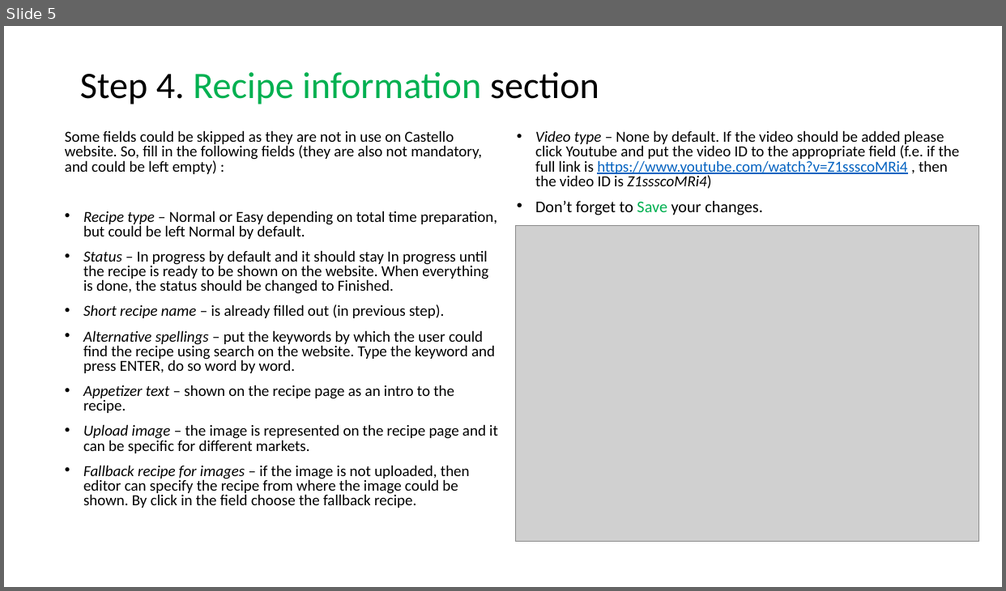
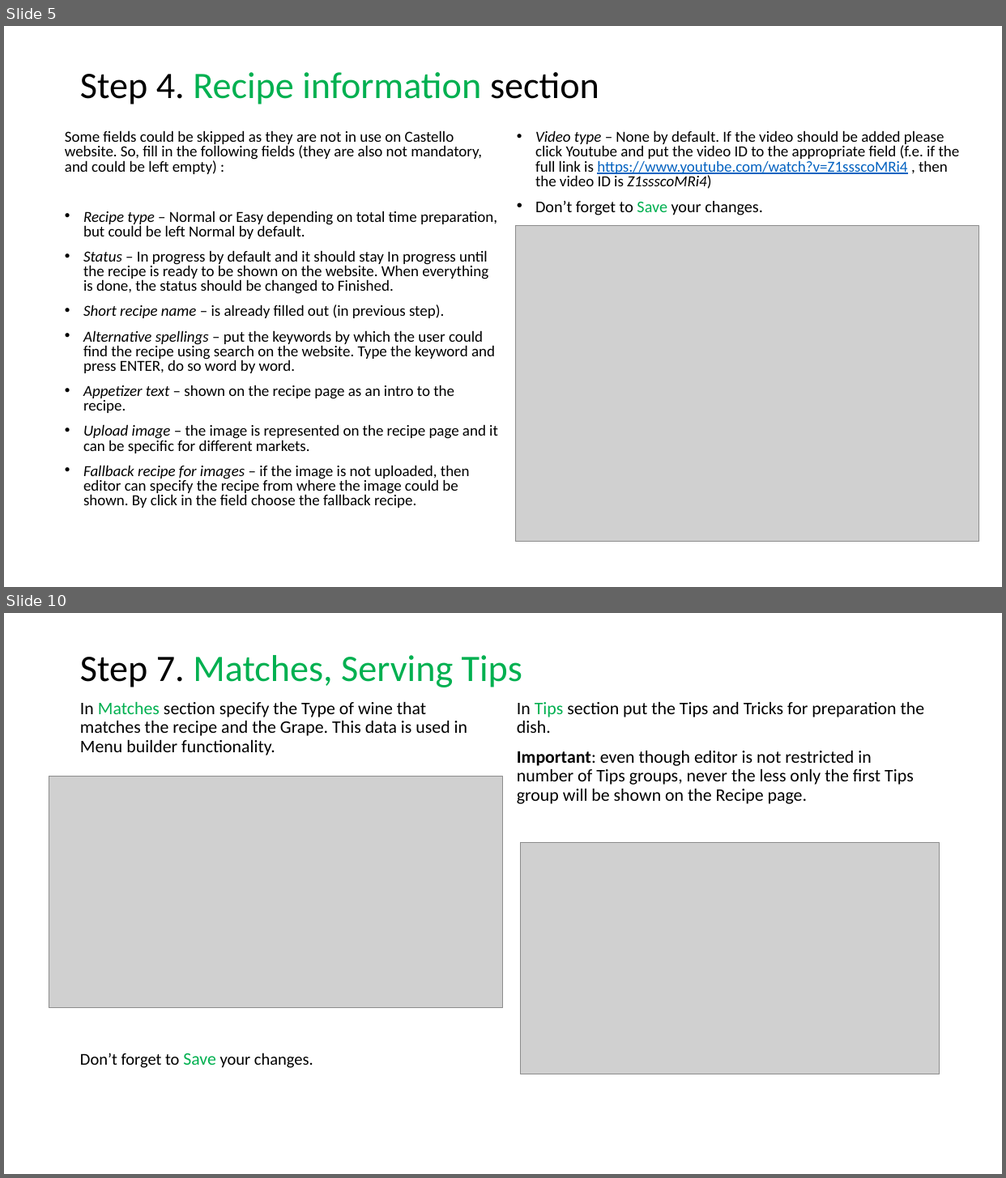
Before and after one commit to MaryLevchuk/rdb-guide, a slide deck: RDB. Create a recipe from scratch.pptx. Shown one above the other, each under a label of ours: slide 5 before the commit, slides 5 and 10 after it; the slides between them are not shown. The pictures are 1006x591 and 1006x1178 pixels, drawn with LibreOffice and Linux fonts; fonts in the diff are those of the drawing; grey boxes stand for pictures. Boxes give left, top, right and bottom in pixels: in the first picture for what was removed or moved away, otherwise in the second. Text is boxed around its words. In the diff, an @@ line names an element or a change of style, - is before the commit and + after.

Commit message:
Completed Creating recipe from scratch

```diff
--- a/RDB. Create a recipe from scratch.pptx
+++ b/RDB. Create a recipe from scratch.pptx
@@ slide 10 added at <box>4,613,1002,1174</box>, background #FFFFFF @@
@@ title added at <box>80,655,522,688</box>, 36 pt, text #00B050 @@
+Step 7. Matches, Serving Tips
@@ text added at <box>80,702,467,1068</box>, 17 pt, text #000000 @@
+In Matches section specify the Type of wine that matches the recipe and the Grape. This data is used in Menu builder functionality.
+Don’t forget to Save your changes.
@@ text added at <box>517,702,925,804</box>, 17 pt, text #000000 @@
+In Tips section put the Tips and Tricks for preparation the dish.
+Important: even though editor is not restricted in number of Tips groups, never the less only the first Tips group will be shown on the Recipe page.
@@ picture added at <box>49,776,503,1007</box> @@
@@ picture added at <box>521,843,940,1074</box> @@
```
Also in this commit, not shown: 1 slide changed, 4 other slides added, 1 slide removed.
